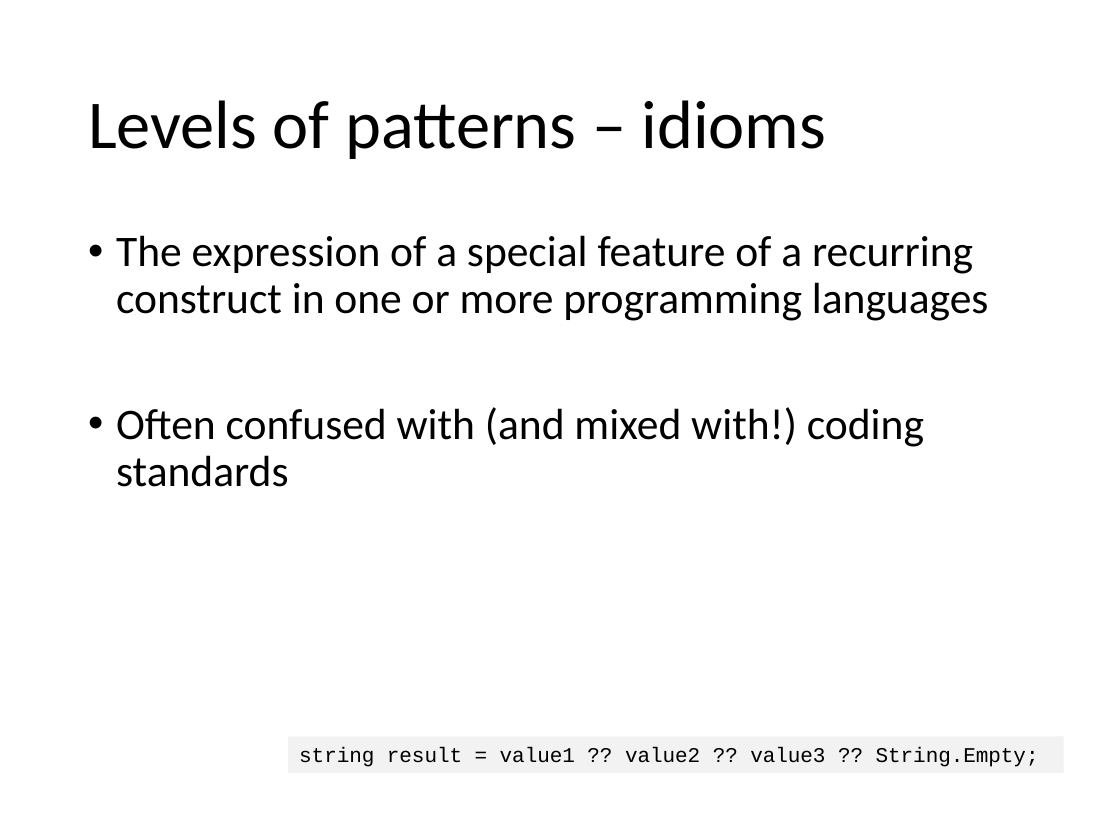
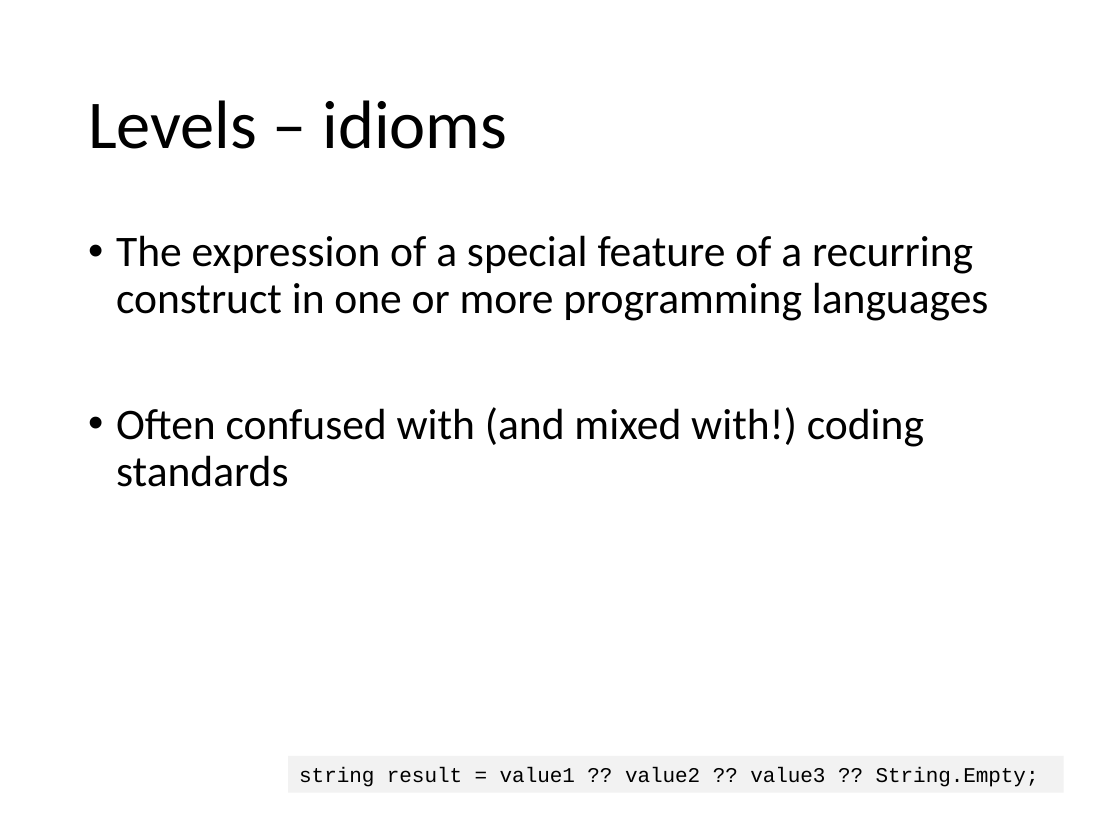
Before and after one commit to itascode/SU_SEGR_5240_18SQ, a slide deck: slide 8 of 03 - Patterns of Software Architecture.pptx (slide 7 before the commit). Drawn at 1120x840 pixels with LibreOffice and Linux fonts; fonts in the diff are those of the drawing. Boxes give left, top, right and bottom in pixels: in the first picture for what was removed or moved away, otherwise in the second. Text is boxed around its words. In the diff, an @@ line names an element or a change of style, - is before the commit and + after.

```diff
--- a/03 - Patterns of Software Architecture.pptx
+++ b/03 - Patterns of Software Architecture.pptx
@@ title at (x1=88, y1=100, x2=507, y2=149): text changed @@
-Levels of patterns – idioms
+Levels – idioms
@@ rectangle "string result = value1 ?? ..." moved from (x1=288, y1=736, x2=1063, y2=773) to (x1=288, y1=756, x2=1063, y2=793) @@
```
Also in this commit, not shown: 13 other slides changed, 2 slides added, 1 slide removed.
